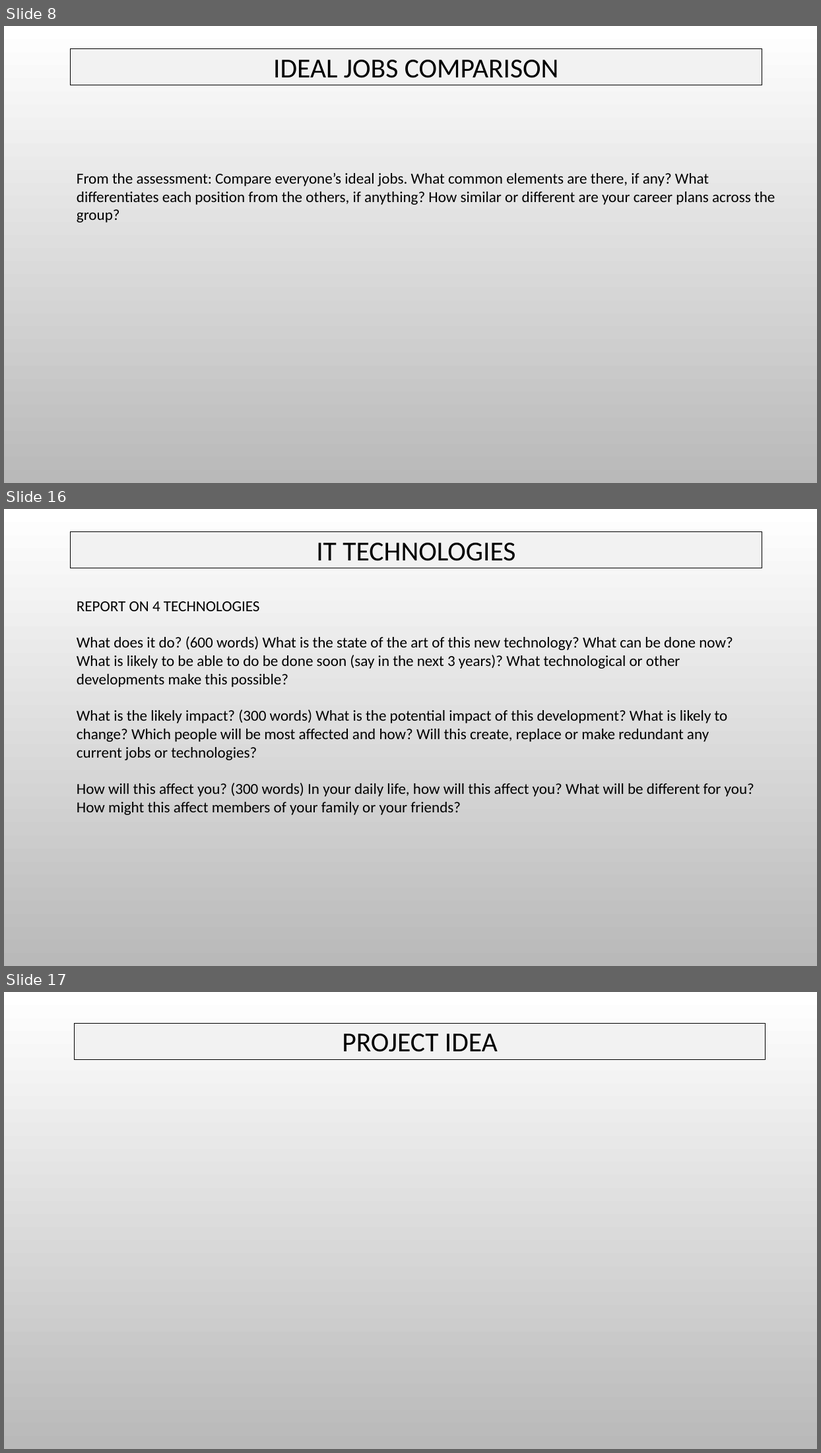
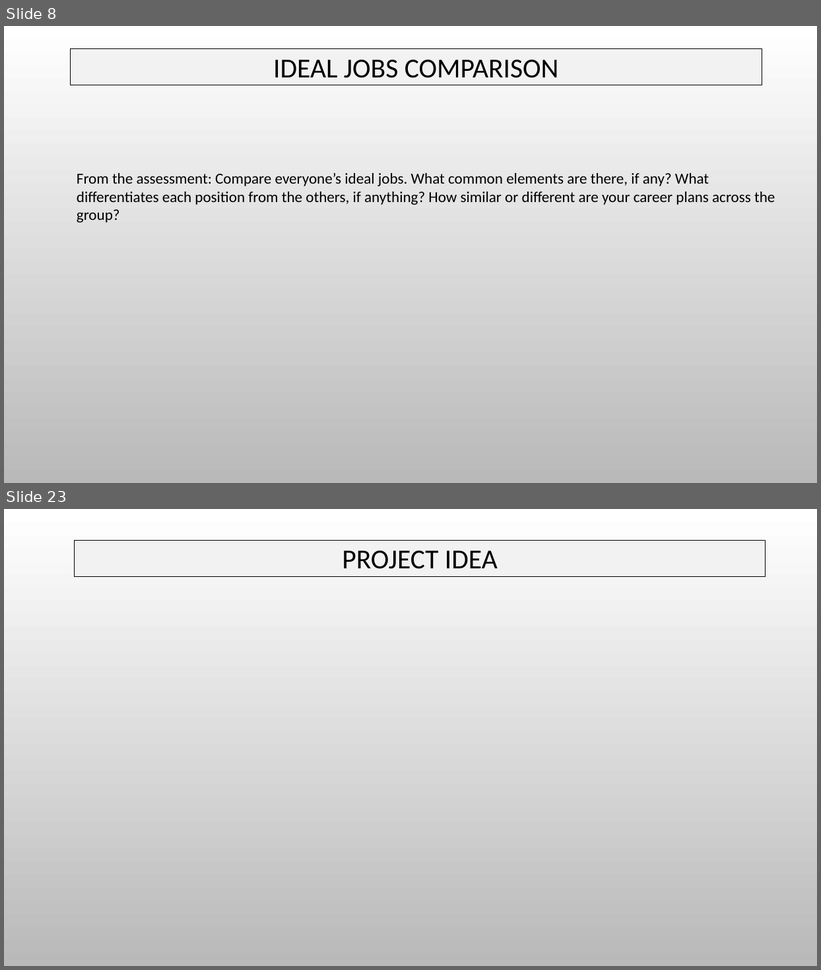
Before and after one commit to s3805194/Restless-Bolters, a slide deck: The Restless Bolters Assessment Report.pptx. Shown one above the other, each under a label of ours: slides 8, 16 and 17 before the commit, slides 8 and 23 after it; the slides between them are not shown. The pictures are 821x1453 and 821x970 pixels, drawn with LibreOffice and Linux fonts; fonts in the diff are those of the drawing; background and template pictures are left out. Boxes give left, top, right and bottom in pixels: in the first picture for what was removed or moved away, otherwise in the second. Text is boxed around its words. In the diff, an @@ line names an element or a change of style, - is before the commit and + after.

Commit message:
Update of report

```diff
--- a/The Restless Bolters Assessment Report.pptx
+++ b/The Restless Bolters Assessment Report.pptx
@@ slide 16 removed at (4, 509, 817, 966), background picture (left out) @@
@@ title removed at (71, 531, 762, 568) @@
-IT TECHNOLOGIES
@@ text removed at (77, 601, 754, 815) @@
-REPORT ON 4 TECHNOLOGIES
-What does it do? (600 words) What is the state of the art of this new technology? What can be done now? What is likely to be able to do be done soon (say in the next 3 years)? What technological or other developments make this possible?
-What is the likely impact? (300 words) What is the potential impact of this development? What is likely to change? Which people will be most affected and how? Will this create, replace or make redundant any current jobs or technologies?
-How will this affect you? (300 words) In your daily life, how will this affect you? What will be different for you? How might this affect members of your family or your friends?
@@ what was slide 17 is now slide 23 @@
```
Also in this commit, not shown: 7 slides changed, 10 slides added.
